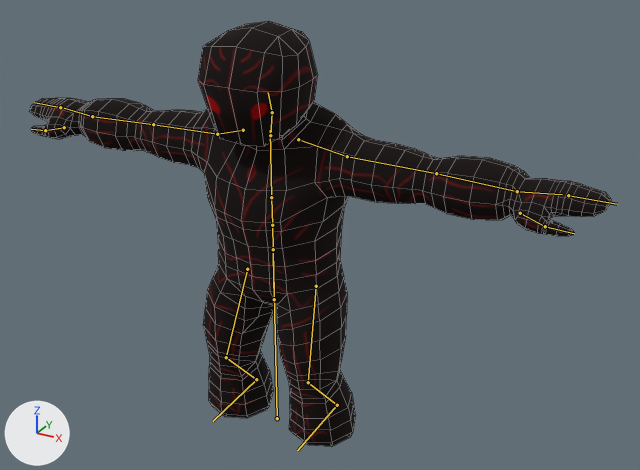
Renders of the FBX model RpgProjectLongHair/Assets/Models/obj_EnemyBaseFungi.fbx from each side of a commit.
Rendered twice from a 50 mm lens placed at (1.81, -2.87, 2.4), pointed at (0.17, 0.1, 0.92). Arrows for +X, +Y and +Z are at lower left; the lights stay in place. The older version comes first. The bones that bend it are drawn over the model as lines. Mesh edges are drawn as thin lines.

In view in the first picture: 'obj_playerFungi'.
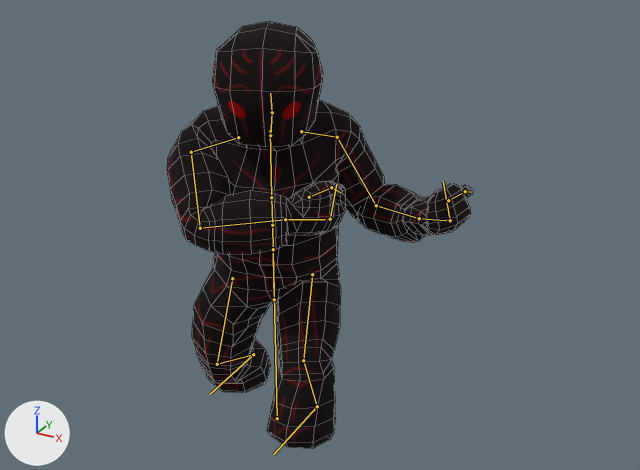
The newer file adds an action. The first version stands in its rest pose; the second is drawn at frame 8 of the action 'axeCombat'.

Changed parts and their boxes [x1, y1, x2, y2] in the pictures (640 x 470 px):
'obj_playerFungi', posed (47% narrower)
    before: [29, 21, 611, 447]
    after: [167, 21, 473, 448]
bone 'Cabeza', root to tip
    before: (272, 112) to (268, 92)
    after: (272, 112) to (270, 93)
bone 'Brazo.L', root to tip
    before: (347, 156) to (436, 173)
    after: (337, 137) to (376, 205)
bone 'Antebrazo.L', root to tip
    before: (436, 173) to (517, 191)
    after: (376, 205) to (419, 218)
bone 'Mano.L', root to tip
    before: (517, 191) to (562, 194)
    after: (419, 218) to (446, 220)
bone 'Dedos.L', root to tip
    before: (568, 195) to (617, 204)
    after: (450, 220) to (443, 181)
bone 'Pulgar.L.001', root to tip
    before: (545, 226) to (574, 233)
    after: (465, 191) to (471, 192)
bone 'Brazo.R', root to tip
    before: (217, 134) to (153, 124)
    after: (191, 152) to (200, 228)
bone 'Antebrazo.R', root to tip
    before: (153, 124) to (92, 116)
    after: (200, 228) to (285, 219)
bone 'Mano.R', root to tip
    before: (92, 116) to (64, 108)
    after: (285, 219) to (325, 219)
bone 'Dedos.R', root to tip
    before: (60, 107) to (34, 102)
    after: (330, 219) to (336, 184)
bone 'Pulgar.R.001', root to tip
    before: (45, 130) to (31, 129)
    after: (331, 187) to (340, 192)
bone 'Pierna.L', root to tip
    before: (316, 286) to (308, 382)
    after: (312, 274) to (303, 360)
bone 'Pierna.L.001', root to tip
    before: (308, 382) to (337, 405)
    after: (303, 360) to (317, 406)
bone 'Pie.L', root to tip
    before: (337, 405) to (297, 450)
    after: (317, 406) to (273, 454)
bone 'Pierna.R', root to tip
    before: (247, 269) to (226, 357)
    after: (232, 278) to (217, 364)
bone 'Pierna.R.001', root to tip
    before: (226, 357) to (256, 379)
    after: (217, 364) to (253, 354)
bone 'Pie.R', root to tip
    before: (256, 379) to (213, 421)
    after: (253, 354) to (210, 394)

The change, as a list of edits to the scene's bpy script:
```text
Change bone_ctrol_cadera:
    where bone_ctrol_cadera = bpy.data.objects['arm_playeFungi'].pose.bones['Ctrol.Cadera']  # child of 'Ctrol.Maetro'
    bone_ctrol_cadera.location: (0.0, 0.0, 0.0) -> (0.054, 0.106, 0.0)
    bone_ctrol_cadera.rotation_quaternion: (1.0, 0.0, 0.0, 0.0) -> (0.954, 0.0, -0.301, 0.0)  # degrees (0, 0, 0) -> degrees (0, -35, 0)
Change bone_columna:
    where bone_columna = bpy.data.objects['arm_playeFungi'].pose.bones['Columna']  # child of 'Cadera'
    bone_columna.rotation_quaternion: (1.0, 0.0, 0.0, 0.0) -> (0.954, 0.0, -0.3, 0.0)  # degrees (0, 0, 0) -> degrees (0, -35, 0)
Change bone_columna_002:
    where bone_columna_002 = bpy.data.objects['arm_playeFungi'].pose.bones['Columna.002']  # child of 'Columna.001'
    bone_columna_002.rotation_quaternion: (1.0, 0.0, 0.0, 0.0) -> (0.916, 0.0, 0.4, 0.0)  # degrees (0, 0, 0) -> degrees (0, 47, 0)
Change bone_cuello:
    where bone_cuello = bpy.data.objects['arm_playeFungi'].pose.bones['Cuello']  # child of 'Columna.002'
    bone_cuello.rotation_quaternion: (1.0, 0.0, 0.0, 0.0) -> (0.916, 0.0, -0.394, -0.068)  # degrees (0, 0, 0) -> degrees (4, -46, -10)
Change bone_cabeza:
    where bone_cabeza = bpy.data.objects['arm_playeFungi'].pose.bones['Cabeza']  # child of 'Cuello'
    bone_cabeza.rotation_quaternion: (1.0, 0.0, 0.0, 0.0) -> (0.976, 0.0, 0.208, -0.062)  # degrees (0, 0, 0) -> degrees (-2, 24, -8)
Change bone_brazo_l:
    where bone_brazo_l = bpy.data.objects['arm_playeFungi'].pose.bones['Brazo.L']  # child of 'Clavicula.L'
    bone_brazo_l.rotation_quaternion: (1.0, 0.0, 0.0, 0.0) -> (0.868, 0.053, -0.006, -0.493)  # degrees (0, 0, 0) -> degrees (6, 2, -59)
Change bone_antebrazo_l:
    where bone_antebrazo_l = bpy.data.objects['arm_playeFungi'].pose.bones['Antebrazo.L']  # child of 'Brazo.L'
    bone_antebrazo_l.rotation_quaternion: (1.0, 0.0, 0.0, 0.0) -> (0.77, 0.621, 0.0, 0.146)  # degrees (0, 0, 0) -> degrees (77, -10, 13)
Change bone_mano_l:
    where bone_mano_l = bpy.data.objects['arm_playeFungi'].pose.bones['Mano.L']  # child of 'Antebrazo.L'
    bone_mano_l.rotation_quaternion: (1.0, 0.0, 0.0, 0.0) -> (0.493, 0.03, -0.869, -0.037)  # degrees (0, 0, 0) -> degrees (-10, -121, 10)
Change bone_dedos_l:
    where bone_dedos_l = bpy.data.objects['arm_playeFungi'].pose.bones['Dedos.L']  # child of 'Mano.L'
    bone_dedos_l.rotation_quaternion: (1.0, 0.0, 0.0, 0.0) -> (0.79, 0.0, 0.0, -0.613)  # degrees (0, 0, 0) -> degrees (0, 0, -76)
Change bone_pulgar_l_001:
    where bone_pulgar_l_001 = bpy.data.objects['arm_playeFungi'].pose.bones['Pulgar.L.001']  # child of 'Pulgar.L'
    bone_pulgar_l_001.rotation_quaternion: (1.0, 0.0, 0.0, 0.0) -> (0.982, -0.19, 0.0, 0.0)  # degrees (0, 0, 0) -> degrees (-22, 0, 0)
Change bone_brazo_r:
    where bone_brazo_r = bpy.data.objects['arm_playeFungi'].pose.bones['Brazo.R']  # child of 'Clavicula.R'
    bone_brazo_r.rotation_quaternion: (1.0, 0.0, 0.0, 0.0) -> (0.677, 0.671, -0.272, 0.132)  # degrees (0, 0, 0) -> degrees (93, -33, -13)
Change bone_antebrazo_r:
    where bone_antebrazo_r = bpy.data.objects['arm_playeFungi'].pose.bones['Antebrazo.R']  # child of 'Brazo.R'
    bone_antebrazo_r.rotation_quaternion: (1.0, 0.0, 0.0, 0.0) -> (0.774, 0.617, 0.0, -0.145)  # degrees (0, 0, 0) -> degrees (76, 10, -13)
Change bone_mano_r:
    where bone_mano_r = bpy.data.objects['arm_playeFungi'].pose.bones['Mano.R']  # child of 'Antebrazo.R'
    bone_mano_r.rotation_quaternion: (1.0, 0.0, 0.0, 0.0) -> (0.536, -0.101, 0.816, 0.19)  # degrees (0, 0, 0) -> degrees (-30, 114, -5)
Change bone_dedos_r:
    where bone_dedos_r = bpy.data.objects['arm_playeFungi'].pose.bones['Dedos.R']  # child of 'Mano.R'
    bone_dedos_r.rotation_quaternion: (1.0, 0.0, 0.0, 0.0) -> (0.858, 0.0, 0.0, 0.513)  # degrees (0, 0, 0) -> degrees (0, 0, 62)
Change bone_pulgar_r_001:
    where bone_pulgar_r_001 = bpy.data.objects['arm_playeFungi'].pose.bones['Pulgar.R.001']  # child of 'Pulgar.R'
    bone_pulgar_r_001.rotation_quaternion: (1.0, 0.0, 0.0, 0.0) -> (0.943, -0.332, 0.0, 0.0)  # degrees (0, 0, 0) -> degrees (-39, 0, 0)
Change bone_pierna_l:
    where bone_pierna_l = bpy.data.objects['arm_playeFungi'].pose.bones['Pierna.L']  # child of 'Cadera'
    bone_pierna_l.rotation_quaternion: (1.0, 0.0, 0.0, 0.0) -> (0.929, 0.345, 0.121, -0.067)  # degrees (0, 0, 0) -> degrees (40, 16, -2)
Change bone_pierna_l_001:
    where bone_pierna_l_001 = bpy.data.objects['arm_playeFungi'].pose.bones['Pierna.L.001']  # child of 'Pierna.L'
    bone_pierna_l_001.rotation_quaternion: (1.0, 0.0, 0.0, 0.0) -> (0.984, -0.177, 0.0, -0.007)  # degrees (0, 0, 0) -> degrees (-20, 0, -1)
Change bone_pie_l:
    where bone_pie_l = bpy.data.objects['arm_playeFungi'].pose.bones['Pie.L']  # child of 'Pierna.L.001'
    bone_pie_l.rotation_quaternion: (1.0, 0.0, 0.0, 0.0) -> (0.978, -0.146, -0.031, -0.146)  # degrees (0, 0, 0) -> degrees (-16, -6, -16)
Change bone_pierna_r:
    where bone_pierna_r = bpy.data.objects['arm_playeFungi'].pose.bones['Pierna.R']  # child of 'Cadera'
    bone_pierna_r.rotation_quaternion: (1.0, 0.0, 0.0, 0.0) -> (0.957, -0.121, 0.25, -0.087)  # degrees (0, 0, 0) -> degrees (-18, 27, -15)
Change bone_pierna_r_001:
    where bone_pierna_r_001 = bpy.data.objects['arm_playeFungi'].pose.bones['Pierna.R.001']  # child of 'Pierna.R'
    bone_pierna_r_001.rotation_quaternion: (1.0, 0.0, 0.0, 0.0) -> (0.993, -0.118, 0.0, 0.005)  # degrees (0, 0, 0) -> degrees (-14, 0, 1)
Change bone_pie_r:
    where bone_pie_r = bpy.data.objects['arm_playeFungi'].pose.bones['Pie.R']  # child of 'Pierna.R.001'
    bone_pie_r.rotation_quaternion: (1.0, 0.0, 0.0, 0.0) -> (0.978, 0.204, 0.027, -0.021)  # degrees (0, 0, 0) -> degrees (24, 4, -2)
```
